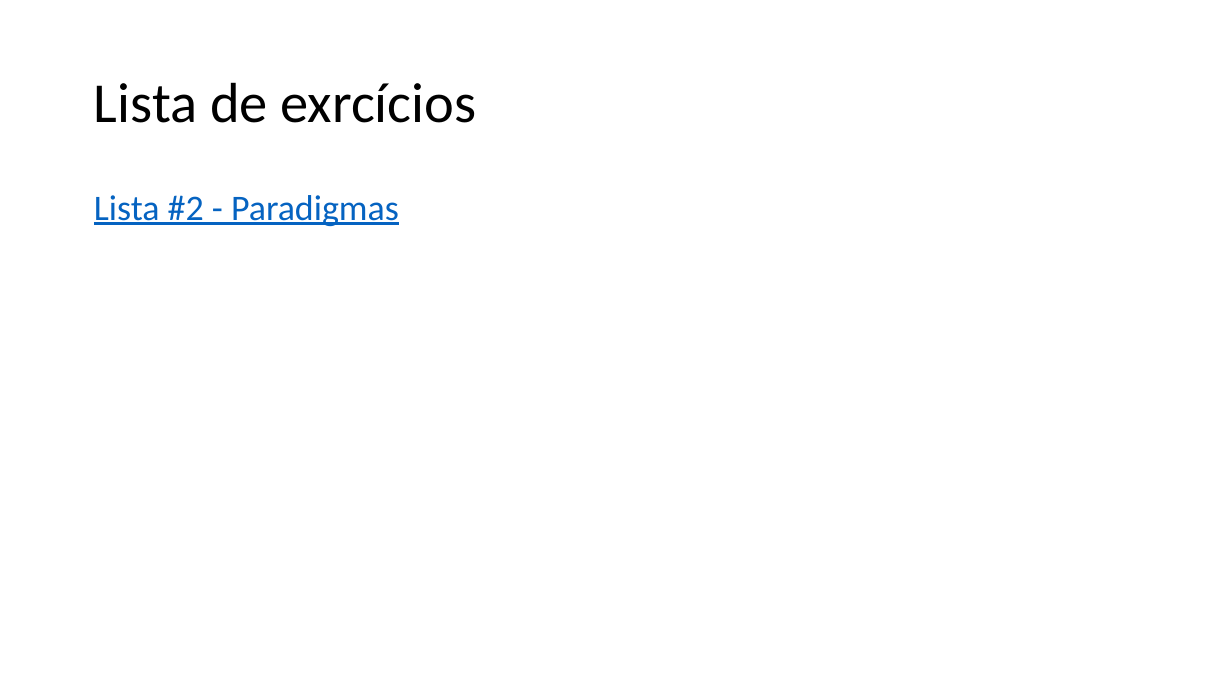
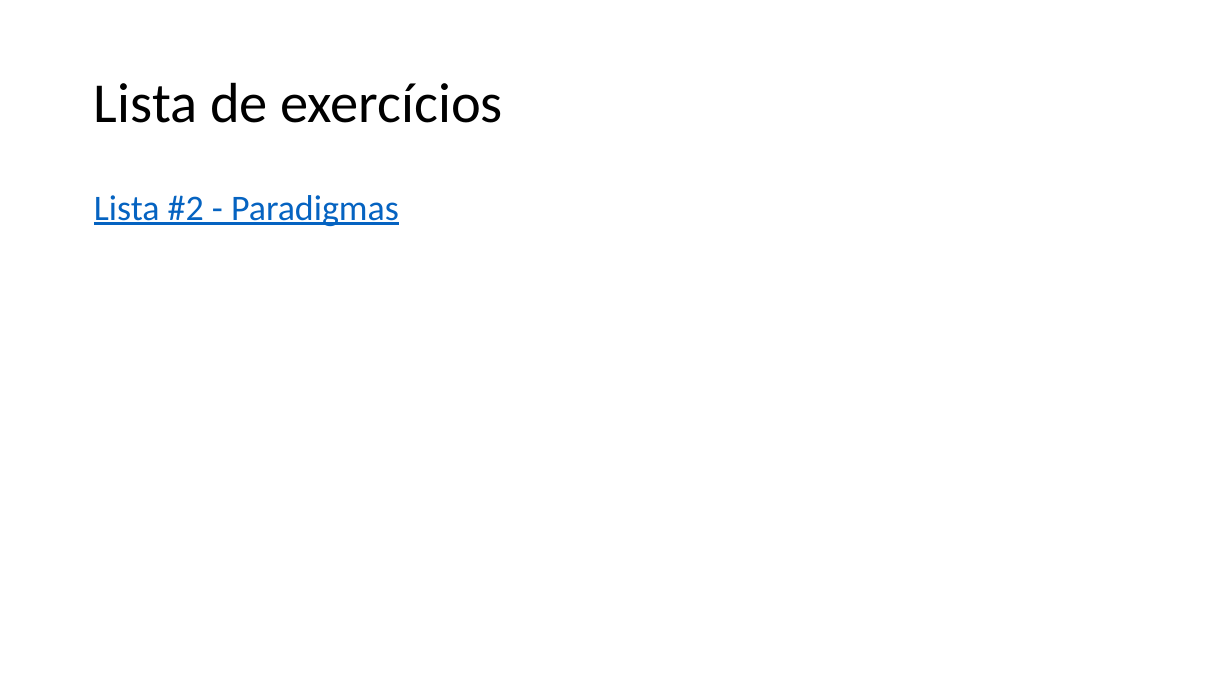
Before and after one commit to zz4fap/c24_inteligencia_artificial, a slide deck: slide 40 of slides/C24_Paradigmas.pptx. Drawn at 1232x693 pixels with LibreOffice and Linux fonts; fonts in the diff are those of the drawing. Boxes give left, top, right and bottom in pixels: in the first picture for what was removed or moved away, otherwise in the second. Text is boxed around its words. In the diff, an @@ line names an element or a change of style, - is before the commit and + after.

```diff
--- a/slides/C24_Paradigmas.pptx
+++ b/slides/C24_Paradigmas.pptx
@@ title at bbox=[94, 82, 504, 123]: text changed @@
-Lista de exrcícios
+Lista de exercícios
```
Also in this commit, not shown: 5 other slides changed, 1 other file.
